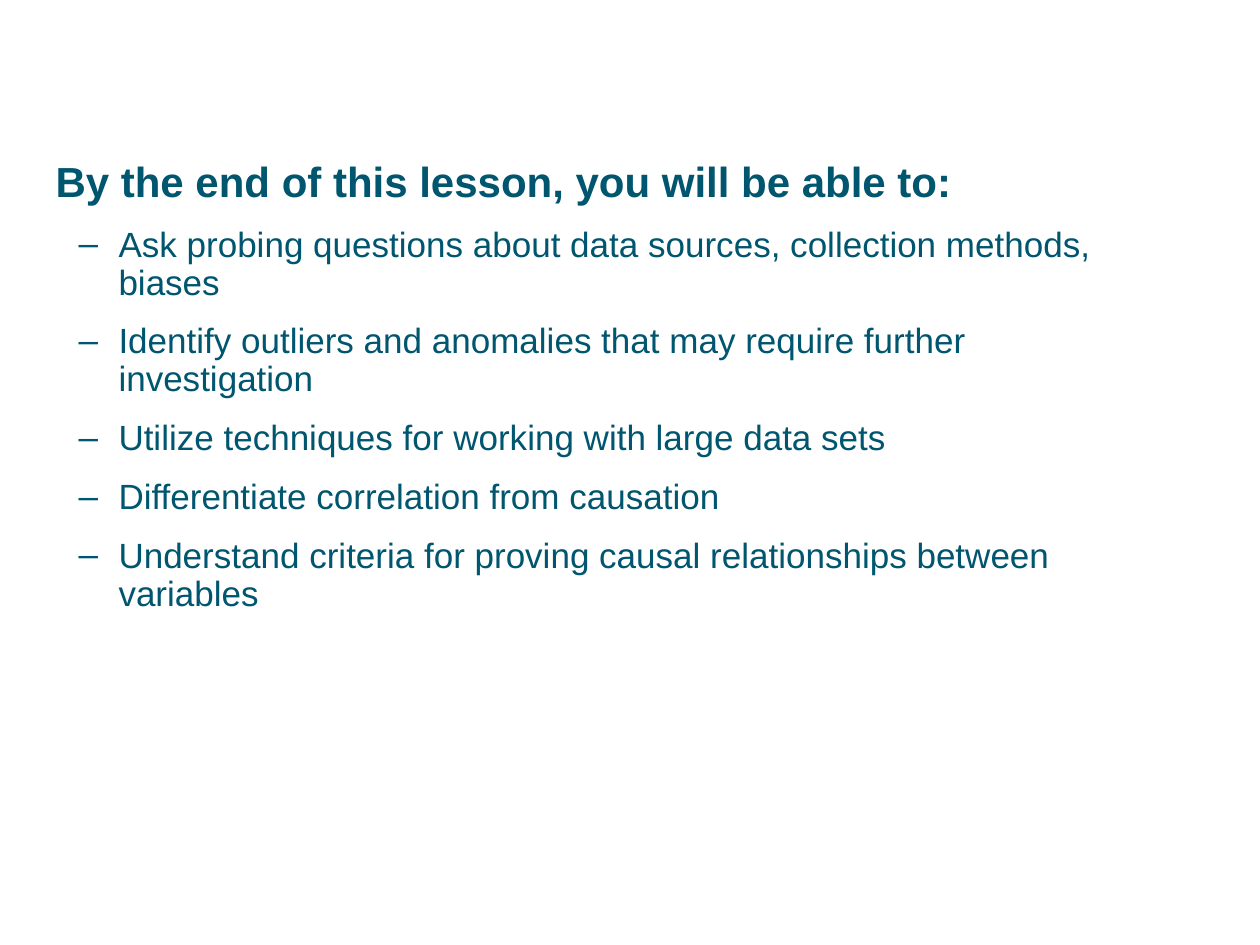
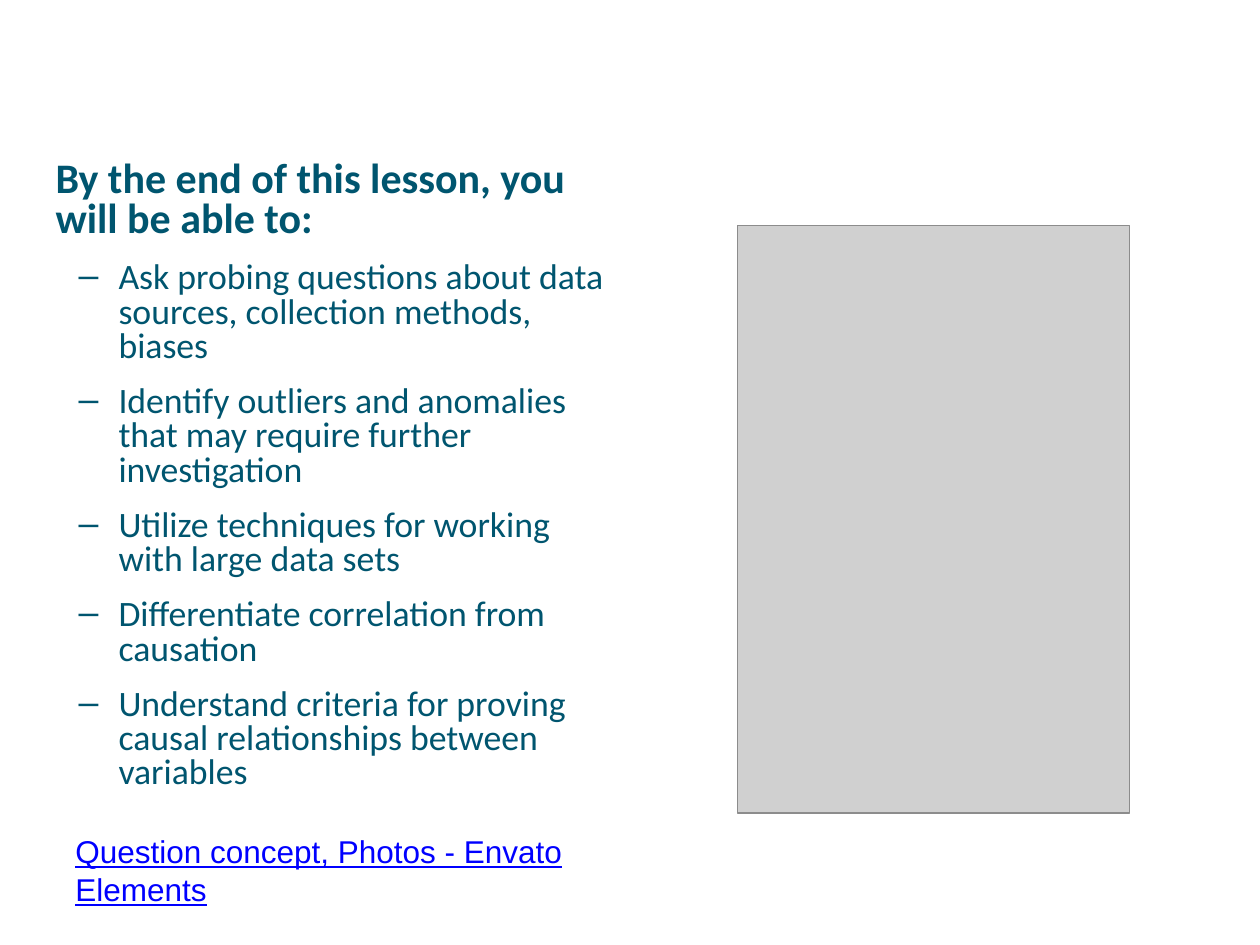
Before and after one commit to a099954/ABC-Program, a slide deck: slide 2 of Data Literacy/Day 2 Questioning Data /02-Questioning Data - Final.pptx. Drawn at 1260x945 pixels with LibreOffice and Linux fonts; fonts in the diff are those of the drawing; grey boxes stand for pictures; background and template pictures are left out. Boxes give left, top, right and bottom in pixels: in the first picture for what was removed or moved away, otherwise in the second. Text is boxed around its words. In the diff, an @@ line names an element or a change of style, - is before the commit and + after.

```diff
--- a/Data Literacy/Day 2 Questioning Data /02-Questioning Data - Final.pptx
+++ b/Data Literacy/Day 2 Questioning Data /02-Questioning Data - Final.pptx
@@ text "By the end of this ..." at bbox=[56, 163, 603, 785]: size 24 to 24.1 pt in "By the end of this lesson, you ..."; font Arial to Calibri; size 20 to 20.4 pt in "Ask probing questions about data sources, collection ...", "Identify outliers and anomalies that may require ...", "Utilize techniques for working with large data ...", "Differentiate correlation from causation" and 1 more places; line spacing 0.9 to 0.8 @@
@@ picture added at bbox=[737, 226, 1129, 813] @@
@@ text added at bbox=[75, 840, 562, 906], 18 pt, text #0000FF, underline @@
+Question concept, Photos - Envato Elements
```
Also in this commit, not shown: 22 other slides changed, 8 slides added, 6 slides removed, 6 other files.
